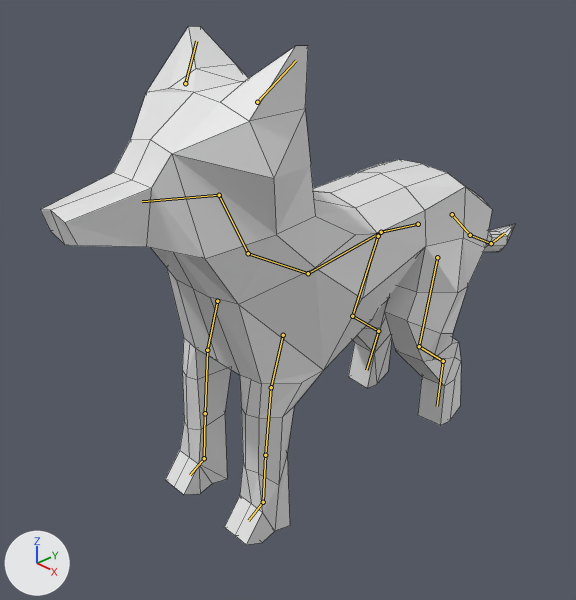
Renders of the Blender file art/model/wolf_model_0.1.blend from each side of a commit.
Camera for both pictures: a camera (50 mm lens) standing at (9.77, -10.62, 6.41) and looking at (-0.47, -0.85, -0.86). The axes (+X, +Y, +Z) are drawn at lower left. The lights are the same throughout. The bones that bend it are drawn over the model as lines. Mesh edges are drawn as thin lines.

Names of what the first picture shows: 'wolfmesh'.
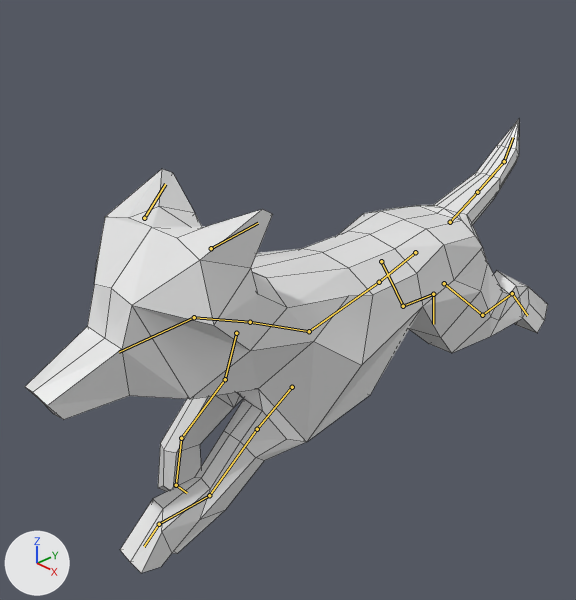
The newer file adds an action. The first version stands in its rest pose; the second is drawn at frame 8 of the action 'dodge.f'.

Pixel boxes [x1, y1, x2, y2] of what changed, in the pictures (576 x 600 px):
'wolfmesh', posed (10% wider, 12% shorter): before [40, 26, 515, 545]; after [25, 119, 548, 573]
bone 'spine1.origin', root to tip: before (418, 224) to (381, 232); after (415, 252) to (379, 282)
bone 'spine2', root to tip: before (381, 232) to (308, 273); after (379, 282) to (309, 331)
bone 'neck', root to tip: before (248, 253) to (219, 195); after (250, 322) to (194, 317)
bone 'head', root to tip: before (219, 195) to (142, 201); after (194, 317) to (119, 352)
bone 'ear.l', root to tip: before (257, 102) to (296, 60); after (211, 248) to (258, 223)
bone 'ear.r', root to tip: before (185, 83) to (196, 41); after (144, 218) to (165, 184)
bone 'frontleg1.l', root to tip: before (283, 335) to (271, 387); after (292, 387) to (257, 429)
bone 'frontleg2.l', root to tip: before (271, 387) to (265, 455); after (257, 429) to (209, 495)
bone 'frontleg3.l', root to tip: before (265, 455) to (263, 502); after (209, 495) to (159, 524)
bone 'frontpaw.l', root to tip: before (263, 502) to (248, 520); after (159, 524) to (144, 546)
bone 'frontleg1.r', root to tip: before (217, 301) to (207, 350); after (236, 333) to (225, 379)
bone 'frontleg2.r', root to tip: before (207, 350) to (205, 413); after (225, 379) to (181, 438)
bone 'frontleg3.r', root to tip: before (205, 413) to (204, 458); after (181, 438) to (176, 485)
bone 'frontpaw.r', root to tip: before (204, 458) to (190, 475); after (176, 485) to (187, 493)
bone 'hindleg1.l', root to tip: before (437, 257) to (419, 346); after (444, 283) to (482, 315)
bone 'hindleg2.l', root to tip: before (419, 346) to (443, 361); after (482, 315) to (512, 293)
bone 'hindpaw.l', root to tip: before (443, 361) to (437, 406); after (512, 293) to (527, 315)
bone 'tail1', root to tip: before (452, 214) to (470, 235); after (450, 222) to (477, 192)
bone 'tail2', root to tip: before (470, 235) to (491, 243); after (477, 192) to (504, 161)
bone 'hindleg1.r', root to tip: before (378, 236) to (352, 316); after (381, 261) to (403, 306)
bone 'hindleg2.r', root to tip: before (352, 316) to (378, 331); after (403, 306) to (433, 294)
bone 'hindpaw.r', root to tip: before (378, 331) to (366, 370); after (433, 294) to (433, 324)

Patch to the scene script:
```diff
--- a/art/model/wolf_model_0.1.blend.py
+++ b/art/model/wolf_model_0.1.blend.py
@@ bone_spine1_origin @@
 bone_spine1_origin = bpy.data.objects['Armature'].pose.bones['spine1.origin']  # child of 'origin'
-bone_spine1_origin.location = (0.0, 0.0, 0.0)
-bone_spine1_origin.rotation_quaternion = (1.0, 0.0, 0.0, 0.0)  # degrees (0, 0, 0)
+bone_spine1_origin.location = (0.0, -0.09, 0.66)
+bone_spine1_origin.rotation_quaternion = (0.981, 0.196, 0.0, 0.0)  # degrees (23, 0, 0)
@@ bone_spine2 @@
 bone_spine2 = bpy.data.objects['Armature'].pose.bones['spine2']  # child of 'spine1.origin'
-bone_spine2.rotation_quaternion = (1.0, 0.0, 0.0, 0.0)  # degrees (0, 0, 0)
+bone_spine2.rotation_quaternion = (0.986, -0.167, 0.0, 0.0)  # degrees (-19, 0, 0)
@@ bone_neck @@
 bone_neck = bpy.data.objects['Armature'].pose.bones['neck']  # child of 'spine3'
-bone_neck.rotation_quaternion = (1.0, 0.0, 0.0, 0.0)  # degrees (0, 0, 0)
+bone_neck.rotation_quaternion = (0.949, 0.316, 0.0, 0.0)  # degrees (37, 0, 0)
@@ bone_head @@
 bone_head = bpy.data.objects['Armature'].pose.bones['head']  # child of 'neck'
-bone_head.rotation_quaternion = (1.0, 0.0, 0.0, 0.0)  # degrees (0, 0, 0)
+bone_head.rotation_quaternion = (0.971, -0.24, 0.0, 0.0)  # degrees (-28, 0, 0)
@@ bone_ear_l @@
 bone_ear_l = bpy.data.objects['Armature'].pose.bones['ear.l']  # child of 'head'
-bone_ear_l.rotation_quaternion = (1.0, 0.0, 0.0, 0.0)  # degrees (0, 0, 0)
+bone_ear_l.rotation_quaternion = (0.946, -0.296, -0.119, 0.052)  # degrees (-36, -11, 10)
@@ bone_ear_r @@
 bone_ear_r = bpy.data.objects['Armature'].pose.bones['ear.r']  # child of 'head'
-bone_ear_r.rotation_quaternion = (1.0, 0.0, 0.0, 0.0)  # degrees (0, 0, 0)
+bone_ear_r.rotation_quaternion = (0.958, -0.263, 0.105, -0.046)  # degrees (-31, 10, -8)
@@ bone_frontleg1_l @@
 bone_frontleg1_l = bpy.data.objects['Armature'].pose.bones['frontleg1.l']  # child of 'spine3'
-bone_frontleg1_l.location = (0.0, 0.0, 0.0)
-bone_frontleg1_l.rotation_quaternion = (1.0, 0.0, 0.0, 0.0)  # degrees (0, 0, 0)
+bone_frontleg1_l.location = (0.0, -0.22, 0.09)
+bone_frontleg1_l.rotation_quaternion = (0.923, -0.386, 0.0, 0.0)  # degrees (-45, 0, 0)
@@ bone_frontleg2_l @@
 bone_frontleg2_l = bpy.data.objects['Armature'].pose.bones['frontleg2.l']  # child of 'frontleg1.l'
-bone_frontleg2_l.rotation_quaternion = (1.0, 0.0, 0.0, 0.0)  # degrees (0, 0, 0)
+bone_frontleg2_l.rotation_quaternion = (0.999, -0.041, 0.0, 0.0)  # degrees (-5, 0, 0)
@@ bone_frontleg3_l @@
 bone_frontleg3_l = bpy.data.objects['Armature'].pose.bones['frontleg3.l']  # child of 'frontleg2.l'
-bone_frontleg3_l.rotation_quaternion = (1.0, 0.0, 0.0, 0.0)  # degrees (0, 0, 0)
+bone_frontleg3_l.rotation_quaternion = (0.939, -0.344, 0.0, 0.0)  # degrees (-40, 0, 0)
@@ bone_frontpaw_l @@
 bone_frontpaw_l = bpy.data.objects['Armature'].pose.bones['frontpaw.l']  # child of 'frontleg3.l'
-bone_frontpaw_l.rotation_quaternion = (1.0, 0.0, 0.0, 0.0)  # degrees (0, 0, 0)
+bone_frontpaw_l.rotation_quaternion = (0.652, 0.758, 0.0, 0.0)  # degrees (99, 0, 0)
@@ bone_frontleg1_r @@
 bone_frontleg1_r = bpy.data.objects['Armature'].pose.bones['frontleg1.r']  # child of 'spine3'
-bone_frontleg1_r.location = (0.0, 0.0, 0.0)
-bone_frontleg1_r.rotation_quaternion = (1.0, 0.0, 0.0, 0.0)  # degrees (0, 0, 0)
+bone_frontleg1_r.location = (0.0, -0.57, 0.23)
+bone_frontleg1_r.rotation_quaternion = (0.999, -0.048, 0.0, 0.0)  # degrees (-6, 0, 0)
@@ bone_frontleg2_r @@
 bone_frontleg2_r = bpy.data.objects['Armature'].pose.bones['frontleg2.r']  # child of 'frontleg1.r'
-bone_frontleg2_r.rotation_quaternion = (1.0, 0.0, 0.0, 0.0)  # degrees (0, 0, 0)
+bone_frontleg2_r.rotation_quaternion = (0.923, -0.385, 0.0, 0.0)  # degrees (-45, 0, 0)
@@ bone_frontleg3_r @@
 bone_frontleg3_r = bpy.data.objects['Armature'].pose.bones['frontleg3.r']  # child of 'frontleg2.r'
-bone_frontleg3_r.rotation_quaternion = (1.0, 0.0, 0.0, 0.0)  # degrees (0, 0, 0)
+bone_frontleg3_r.rotation_quaternion = (0.937, 0.349, 0.0, 0.0)  # degrees (41, 0, 0)
@@ bone_frontpaw_r @@
 bone_frontpaw_r = bpy.data.objects['Armature'].pose.bones['frontpaw.r']  # child of 'frontleg3.r'
-bone_frontpaw_r.rotation_quaternion = (1.0, 0.0, 0.0, 0.0)  # degrees (0, 0, 0)
+bone_frontpaw_r.rotation_quaternion = (0.636, 0.771, 0.0, 0.0)  # degrees (101, 0, 0)
@@ bone_hindleg1_l @@
 bone_hindleg1_l = bpy.data.objects['Armature'].pose.bones['hindleg1.l']  # child of 'spine1.origin'
-bone_hindleg1_l.location = (0.0, 0.0, 0.0)
-bone_hindleg1_l.rotation_quaternion = (1.0, 0.0, 0.0, 0.0)  # degrees (0, 0, 0)
+bone_hindleg1_l.location = (-0.01, -0.03, 0.15)
+bone_hindleg1_l.rotation_quaternion = (0.926, 0.374, 0.027, 0.037)  # degrees (44, 1, 5)
@@ bone_hindleg2_l @@
 bone_hindleg2_l = bpy.data.objects['Armature'].pose.bones['hindleg2.l']  # child of 'hindleg1.l'
-bone_hindleg2_l.rotation_quaternion = (1.0, 0.0, 0.0, 0.0)  # degrees (0, 0, 0)
+bone_hindleg2_l.rotation_quaternion = (0.982, -0.189, 0.001, 0.0)  # degrees (-22, 0, 0)
@@ bone_hindpaw_l @@
 bone_hindpaw_l = bpy.data.objects['Armature'].pose.bones['hindpaw.l']  # child of 'hindleg2.l'
-bone_hindpaw_l.rotation_quaternion = (1.0, 0.0, 0.0, 0.0)  # degrees (0, 0, 0)
+bone_hindpaw_l.rotation_quaternion = (0.998, 0.068, 0.007, 0.009)  # degrees (8, 1, 1)
@@ bone_tail1 @@
 bone_tail1 = bpy.data.objects['Armature'].pose.bones['tail1']  # child of 'spine1.origin'
-bone_tail1.rotation_quaternion = (1.0, 0.0, 0.0, 0.0)  # degrees (0, 0, 0)
+bone_tail1.rotation_quaternion = (0.922, 0.388, 0.0, 0.0)  # degrees (46, 0, 0)
@@ bone_tail2 @@
 bone_tail2 = bpy.data.objects['Armature'].pose.bones['tail2']  # child of 'tail1'
-bone_tail2.rotation_quaternion = (1.0, 0.0, 0.0, 0.0)  # degrees (0, 0, 0)
+bone_tail2.rotation_quaternion = (0.993, -0.118, 0.0, 0.0)  # degrees (-14, 0, 0)
@@ bone_hindleg1_r @@
 bone_hindleg1_r = bpy.data.objects['Armature'].pose.bones['hindleg1.r']  # child of 'spine1.origin'
-bone_hindleg1_r.location = (0.0, 0.0, 0.0)
-bone_hindleg1_r.rotation_quaternion = (1.0, 0.0, 0.0, 0.0)  # degrees (0, 0, 0)
+bone_hindleg1_r.location = (-0.01, -0.09, -0.02)
+bone_hindleg1_r.rotation_quaternion = (0.967, 0.254, -0.019, -0.025)  # degrees (30, -1, -3)
@@ bone_hindleg2_r @@
 bone_hindleg2_r = bpy.data.objects['Armature'].pose.bones['hindleg2.r']  # child of 'hindleg1.r'
-bone_hindleg2_r.rotation_quaternion = (1.0, 0.0, 0.0, 0.0)  # degrees (0, 0, 0)
+bone_hindleg2_r.rotation_quaternion = (0.988, -0.157, -0.001, 0.0)  # degrees (-18, 0, 0)
@@ bone_hindpaw_r @@
 bone_hindpaw_r = bpy.data.objects['Armature'].pose.bones['hindpaw.r']  # child of 'hindleg2.r'
-bone_hindpaw_r.rotation_quaternion = (1.0, 0.0, 0.0, 0.0)  # degrees (0, 0, 0)
+bone_hindpaw_r.rotation_quaternion = (0.999, -0.052, 0.006, 0.007)  # degrees (-6, 1, 1)
```
